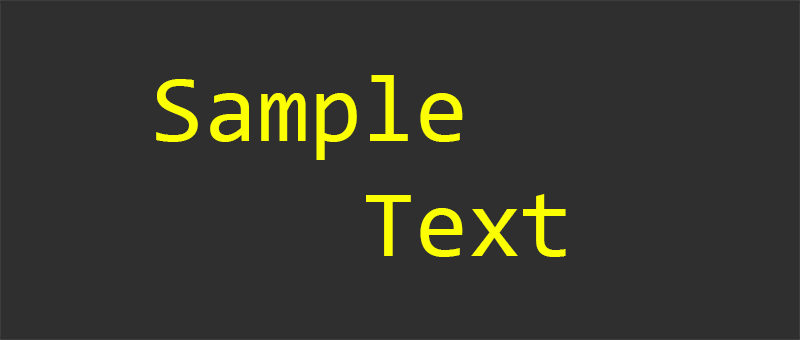
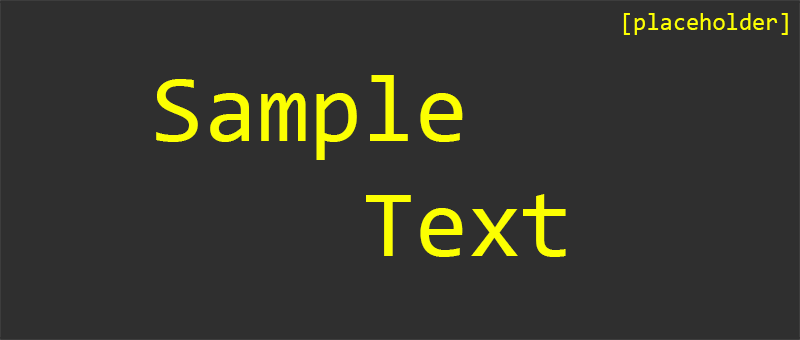
The second 800x340 image is a revision of the first. Changes to its layers:
added layer "[placeholder]" above "Sample Text" over [623, 13, 788, 35]
